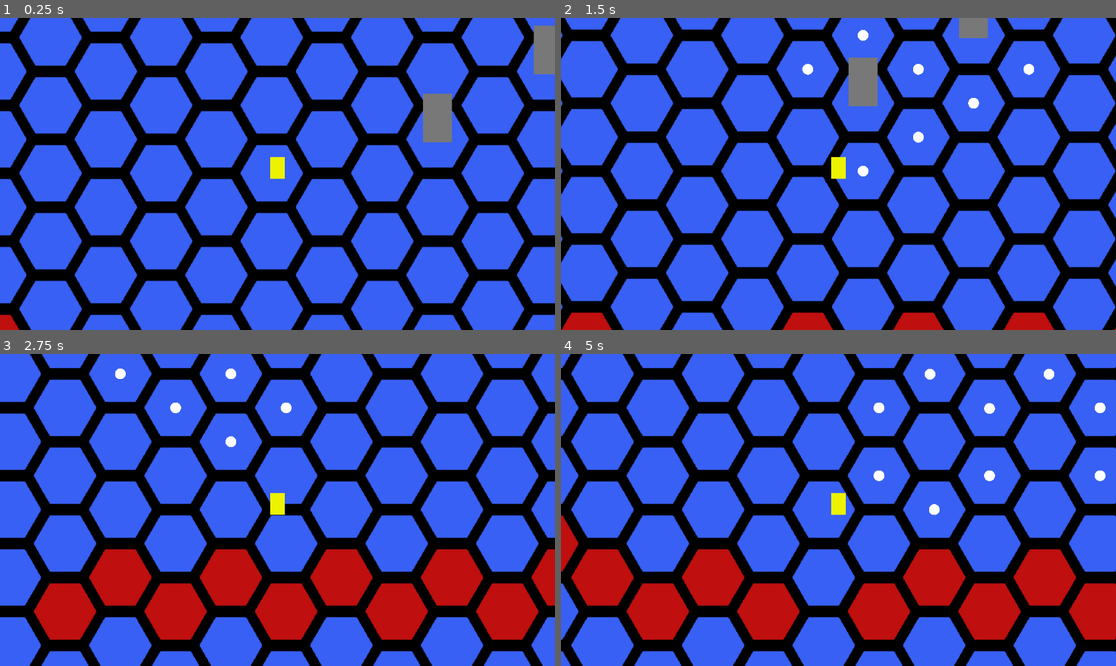
Above: before the commit, frames 1-4 (two rows, left to right).
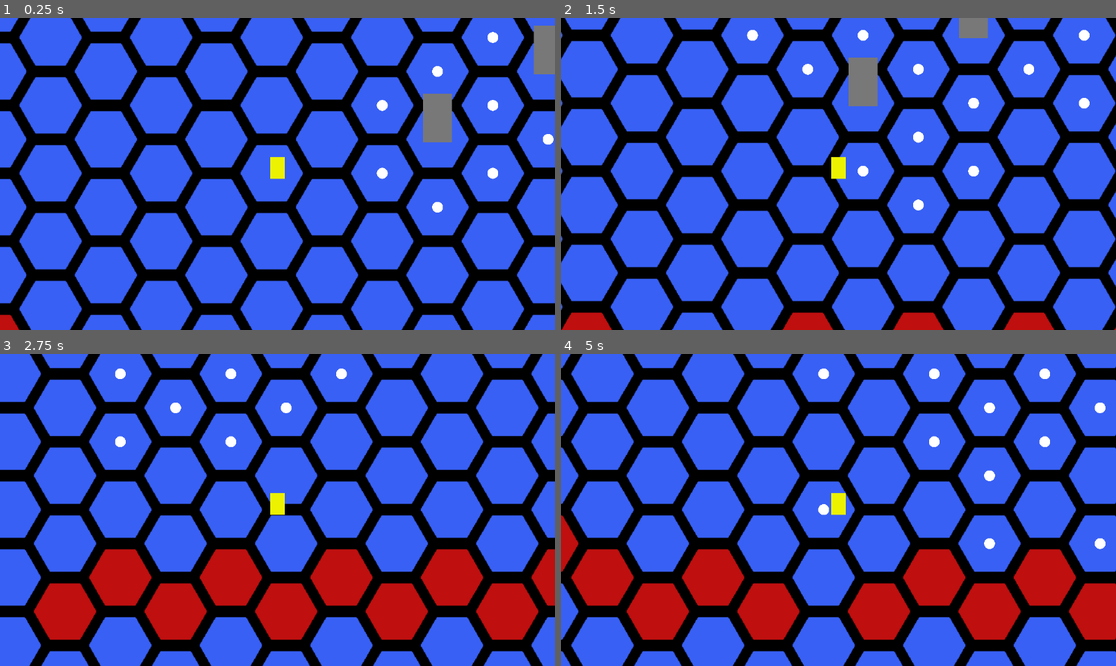
Above: after the commit, the same moments.

Repository: cjack-chmod/ProjectBH
Game: Godot game, scene res://scenes/main.tscn
Two runs of this game, one before a commit and one after it. Both use one fixed random seed, a clock stepped at 60 frames per second and the inputs below.
Inputs (mouse positions are in pixels of both pictures, inside the frame that each line leads up to):
- Up to frame 1 (0.25 s): no input
- Up to frame 2 (1.5 s): tap Enter at 0.5 s; move the mouse to (960, 158) at 0.52 s; hold D (right) 0.53-1.28 s; click (960, 158) at 0.67 s; move the mouse to (727, 189) at 1.27 s; hold S (down) from 1.28 s (still down); click (727, 189) at 1.42 s
- Up to frame 3 (2.75 s): move the mouse to (333, 441) at 2.02 s; release S (down) at 2.03 s; hold D (right) from 2.03 s (still down); click (333, 441) at 2.17 s
- Up to frame 4 (5 s): move the mouse to (810, 572) at 2.77 s; release D (right) at 2.78 s; hold Q (left_up) 2.78-3.53 s; click (810, 572) at 2.92 s; tap Space at 3.5 s; move the mouse to (1005, 556) at 3.52 s; hold A (left) from 3.53 s (still down); click (1005, 556) at 3.67 s; move the mouse to (672, 463) at 4.27 s; click (672, 463) at 4.42 s

The runs differ from the first frame. In frame 1, 0.5% of the frame differs, in the area x 67-100%, y 4-63%; in frame 2, 0.3%; in frame 3, 0.1%; in frame 4, 0.7%, in the area x 46-99%, y 4-63%.

Commit message:
cleaning up prototype code

Diff:
--- a/scenes/game_objects/bullet/bullet.gd
+++ b/scenes/game_objects/bullet/bullet.gd
@@ -1,22 +1,25 @@
 extends CharacterBody2D
 
-var speed: float = 250.0
-var can_free_move: bool = false
+####################################################
+# Cals Comment
+# This script deals with all bullet related code after
+#they have been spawned and made one initial jump
+####################################################
+
+# Setting up variables to be used for jumps
 var tile_map: TileMap
+var bullet_tween_weight: float = 0.15
 var last_dir: GlobalTileFunctions.HEXDIR
 var _current_tile: Vector2i
 var _ready_for_jump: bool = false
 
 
+# Connecting jump signal
 func _ready() -> void:
 	GlobalEvents.bullet_jump.connect(_bullet_jump)
 
 
-func _physics_process(_delta: float) -> void:
-	if velocity != Vector2.ZERO:
-		move_and_slide()
-
-
+# function that passes dmg to player
 func _on_hurt_box_body_entered(body: Node2D) -> void:
 	# function to damage on a collision
 	if body.has_method("take_damage"):
@@ -29,37 +32,31 @@
 	call_deferred("queue_free")
 
 
+# I dont remember what this logic here is but it breaks without it
+# refactor out later
 func _on_hex_start_timer_timeout() -> void:
-	if !can_free_move:
-		velocity = Vector2.ZERO
-		_current_tile = GlobalTileFunctions.find_tile_coordinates(self.global_position, tile_map)
-		_move_to_tile_centre(_current_tile, 0.01)
-		_ready_for_jump = true
-
-
-# function that takes a tile coord and moves player to centre of tile
-func _move_to_tile_centre(_tile_coords: Vector2i, _tween_weight: float) -> void:
-	# finding centre of tile to set
-	var _new_position: Vector2 = GlobalTileFunctions.find_centre_of_tile(_tile_coords, tile_map)
-
-	# tweening position
-	var _tween: Tween = get_tree().create_tween()
-	_tween.tween_property(self, "global_position", _new_position, _tween_weight)
-	await _tween.finished
+	_current_tile = GlobalTileFunctions.find_tile_coordinates(self.global_position, tile_map)
+	GlobalTileFunctions.move_to_tile_centre(self, _current_tile, tile_map, 0.01)
 	_ready_for_jump = true
 
 
+# this function orchestrates each jump, finds new dir based on old,
+#finds what square that is, then moves to that square
 func _bullet_jump() -> void:
 	if _ready_for_jump:
 		_ready_for_jump = false
 		_current_tile = GlobalTileFunctions.find_tile_coordinates(global_position, tile_map)
-		# this signal orchestrates each jump, finds new dir based on old,
-		#finds what square that is, then moves to that square
 		var _new_dir: GlobalTileFunctions.HEXDIR = _find_next_dir(last_dir)
-		var _next_tile: Vector2i = _find_new_tile(_new_dir)
-		_move_to_tile_centre(_next_tile, 0.15)
+		var _next_tile: Vector2i = GlobalTileFunctions.find_adjacent_tile(
+			_current_tile, _new_dir, tile_map
+		)
+		GlobalTileFunctions.move_to_tile_centre(self, _next_tile, tile_map, bullet_tween_weight)
+		_ready_for_jump = true
+		last_dir = _new_dir
 
 
+# Basic probablity of forward and +- 1 to the left
+# we would want to expand to make cool patterns
 func _find_next_dir(_last_dir: GlobalTileFunctions.HEXDIR) -> GlobalTileFunctions.HEXDIR:
 	# Choosing next choice of bullet
 	var _choice: Array[GlobalTileFunctions.HEXDIR] = []
@@ -103,8 +100,3 @@
 
 	var rand_index: int = randi() % _choice.size()
 	return _choice[rand_index]
-
-
-func _find_new_tile(_new_dir: GlobalTileFunctions.HEXDIR) -> Vector2i:
-	# finding adjacent tile based on direction
-	return GlobalTileFunctions.find_adjacent_tile(_current_tile, _new_dir, tile_map)
--- a/scenes/game_objects/towers/ExampleTower.tscn
+++ b/scenes/game_objects/towers/ExampleTower.tscn
@@ -20,4 +20,4 @@
 position = Vector2(0, -20)
 shape = SubResource("RectangleShape2D_tjc32")
 
-[node name="Rotater" type="Node2D" parent="."]
+[node name="SpawnPoint" type="Node2D" parent="."]
--- a/scripts/game_objects/buildings/tower_bullet_spawner.gd
+++ b/scripts/game_objects/buildings/tower_bullet_spawner.gd
@@ -1,80 +1,63 @@
 extends StaticBody2D
 
-# this is temporary bandaid because the tileset i was using isn't symmetrical :(
-const Y_ELONGATION: float = 1  #+ (110.0 / 96.0 - 1) / 2.5 commenting out
+####################################################
+# Cals Comment
+# This script initially spawns in the bullets to the SpawnPoint node
+# then shoots them each in a different hex direction
+####################################################
 
+# Interval bullets are fired at
 @export var hex_shoot_interval: float = 1.2
 
 var hex_shoot_speed: int = 475
 # Bullet Scene
 var _bullet: PackedScene = preload("res://scenes/game_objects/bullet/bullet.tscn")
-var _bullet_speed: float = 250.0
 
-# Hex Direction Vectors
-var _hex_vel_dirs: Array[Vector2] = [
-	Vector2(0, 1),
-	Vector2(0, -1),
-	Vector2(sin(PI / 3), cos(PI / 3) * Y_ELONGATION).normalized(),
-	Vector2(sin(2 * PI / 3), cos(2 * PI / 3) * Y_ELONGATION).normalized(),
-	Vector2(sin(4 * PI / 3), cos(4 * PI / 3) * Y_ELONGATION).normalized(),
-	Vector2(sin(5 * PI / 3), cos(5 * PI / 3) * Y_ELONGATION).normalized()
-]
-
+# Getting nodes that are needed
 @onready var tile_map: TileMap = get_parent().get_parent().get_node("HexTilemap")
-@onready var rotater: Node2D = $Rotater
-
-#############################################
-# General Functions
-#############################################
+@onready var spawn_point: Node2D = $SpawnPoint
 
 
 func _ready() -> void:
+	# Clear anything previous to be safe
 	_clear_previous_spawners()
-	# Setting pos to centre of tile
+
+	# Setting tower position to centre of tile
 	var _curr_tile: Vector2i = GlobalTileFunctions.find_tile_coordinates(
 		self.global_position, tile_map
 	)
 	self.global_position = GlobalTileFunctions.find_centre_of_tile(_curr_tile, tile_map)
 
-	# Connect Toggle and setup first pattern
-	_setup_new_hex_pattern(hex_shoot_speed, hex_shoot_interval)
+	# Connect shoot first wave on start and connect jump signal for the movement controlled shooting
+	_hex_shoot_shoot()
 	GlobalEvents.bullet_jump.connect(_hex_shoot_shoot)
 
 
+# Function to clear spawned nodes (useful for deleted towers or when reloading after death)
 func _clear_previous_spawners() -> void:
-	for s: Node2D in rotater.get_children():
+	for s: Node2D in spawn_point.get_children():
 		s.queue_free()
 
 
-#############################################
-# Hex Shoot Functions
-#############################################
-func _setup_new_hex_pattern(_speed: float, _shoot_interval: float) -> void:
-	var _step: float = 2 * PI / 6
+# Function that shoots a bullet in each direction
+func _hex_shoot_shoot() -> void:
+	# For each newly created bullet, sets their needed variables and calls a first jump
+	for i: int in range(len(GlobalTileFunctions.hex_dirs)):
+		# Instatiate and set vars and spawn
+		var _scene: Node2D = _bullet.instantiate()
+		_scene.tile_map = tile_map
+		spawn_point.add_child(_scene)
+		_scene.global_position = self.global_position
 
-	# Set variables
-	rotater.rotation = 0.0
-	_bullet_speed = _speed
-
-	# Creating spawn points
-	for i: int in range(6):
-		var _spawn_point: Node2D = Node2D.new()
-		# Set Spawn Points to Centre of Hex
-		var _curr_tile: Vector2i = GlobalTileFunctions.find_tile_coordinates(
-			self.position, tile_map
+		# Do first jump
+		_scene._current_tile = GlobalTileFunctions.find_tile_coordinates(
+			_scene.global_position, tile_map
 		)
-		_spawn_point.global_position = GlobalTileFunctions.find_centre_of_tile(_curr_tile, tile_map)
-		rotater.add_child(_spawn_point)
-
-
-func _hex_shoot_shoot() -> void:
-	var i: int = 0
-	for s: Node2D in rotater.get_children():
-		var _scene: Node2D = _bullet.instantiate()
-		_scene.can_free_move = false
-		_scene.tile_map = tile_map
-		get_parent().add_child(_scene)
-		_scene.velocity = _bullet_speed * _hex_vel_dirs[i]
-		_scene.last_dir = GlobalTileFunctions.hex_dirs[i]
-		i += 1
-		_scene.position = s.position
+		var _next_dir: GlobalTileFunctions.HEXDIR = GlobalTileFunctions.hex_dirs[i]
+		var _new_tile: Vector2i = GlobalTileFunctions.find_adjacent_tile(
+			_scene._current_tile, _next_dir, tile_map
+		)
+		GlobalTileFunctions.move_to_tile_centre(
+			_scene, _new_tile, tile_map, _scene.bullet_tween_weight
+		)
+		_scene.last_dir = _next_dir
--- a/scripts/global/global_tile_functions.gd
+++ b/scripts/global/global_tile_functions.gd
@@ -1,7 +1,14 @@
 extends Node
 
+####################################################
+# Cals Comment
+# This script defines a bunch of common variables and functions for use on the tile map grid
+####################################################
+
+# enum of the 6 possible hex directions
 enum HEXDIR { UP, DOWN, LEFT_UP, LEFT_DOWN, RIGHT_UP, RIGHT_DOWN }
 
+# Array of the hex dirs to order in an array (this can get reworked at some point)
 var hex_dirs: Array[GlobalTileFunctions.HEXDIR] = [
 	GlobalTileFunctions.HEXDIR.DOWN,
 	GlobalTileFunctions.HEXDIR.UP,
@@ -42,3 +49,16 @@
 
 	# else return same
 	return _tile_coords
+
+
+# move to centre of the tile given the new tiles coords, and other necessary params
+func move_to_tile_centre(
+	object: Node2D, _tile_coords: Vector2i, _tile_map: TileMap, _tween_weight: float
+) -> void:
+	# finding centre of tile to set
+	var _new_position: Vector2 = find_centre_of_tile(_tile_coords, _tile_map)
+
+	# tweening position
+	var _tween: Tween = get_tree().create_tween()
+	_tween.tween_property(object, "global_position", _new_position, _tween_weight)
+	await _tween.finished
--- a/scripts/player/player.gd
+++ b/scripts/player/player.gd
@@ -1,5 +1,13 @@
 extends CharacterBody2D
 
+####################################################
+# Cals Comment
+# Code in this script is used for the player
+# It controls the two different movement states based on this flag "_free_move"
+# Also toggles the movement state based on connected signals from the buttons in place_holder_ui.gd
+####################################################
+
+# Bullet timing
 @export var timed_bullet_spawn_interval: float = 1.5
 
 # Health Variables
@@ -14,18 +22,25 @@
 var _hex_input_paused: bool = false
 var _bullets_jump_with_player: bool = false
 
+# gets the tile map of the current scene (want a better way to do this in the future)
 @onready var tile_map: TileMap = get_parent().get_node("HexTilemap")
 
 
 func _ready() -> void:
+	# Connecting events so toggle buttons work
 	GlobalEvents.toogle_bullet_shoot_mode.connect(_set_hex_shoot_flags)
 	GlobalEvents.toggle_player_movement_mode.connect(_toggle_movement)
+
+	# Setting current health and UI bar
 	_current_health = _max_health
 	GlobalEvents.emit_player_health_changed(_current_health, _max_health)
+
+	# Starts the bullet timer since that is the default mode
 	$BulletJumpTimer.wait_time = timed_bullet_spawn_interval
 
 
 # Input Function To Call Movement Function When Relevant Movement Key is pressed in hex based mode
+# Definitely want to refactor this a bit smarter
 func _input(_event: InputEvent) -> void:
 	# hex based mode only
 	if !_free_move and !_hex_input_paused:
@@ -43,6 +58,7 @@
 			_find_and_move_to_adjacent_tile(GlobalTileFunctions.HEXDIR.RIGHT_UP)
 
 
+# Applies velocity if player can free move
 func _physics_process(_delta: float) -> void:
 	# Free movement code
 	if _free_move:
@@ -51,16 +67,11 @@
 		# Move Player
 		velocity = _move_input * _move_speed
 		move_and_slide()
-	else:
-		pass
 
 
 func _toggle_movement() -> void:
 	# Code to set player to locked in centre of tile
 	if _free_move:
-		# toggling flag
-		_free_move = false
-
 		# Setting vel to 0
 		velocity = Vector2.ZERO
 
@@ -72,27 +83,24 @@
 		# Moving to new tile
 		_move_to_tile_centre(_current_tile_coords, 0.2)
 
-	# Code to unlock Player to free movement
-	else:
-		_free_move = true
+	# Toggles Flag
+	_free_move = !_free_move
 
 
 # function that takes a tile coord and moves player to centre of tile
 func _move_to_tile_centre(_tile_coords: Vector2, _tween_weight: float) -> void:
+	# Pauses movement input while moving
 	_hex_input_paused = true
 
-	# finding centre of tile to set
-	var _new_position: Vector2 = GlobalTileFunctions.find_centre_of_tile(_tile_coords, tile_map)
+	# Calls global move function
+	GlobalTileFunctions.move_to_tile_centre(self, _tile_coords, tile_map, _tween_weight)
 
-	# tweening position
-	var _tween: Tween = get_tree().create_tween()
-	_tween.tween_property(self, "global_position", _new_position, _tween_weight)
-	await _tween.finished
-
+	# Allows movement again
 	_hex_input_paused = false
 
 
 # Function to find and move to the adjacent tile to the player given just direction
+# This is called whenever a qweasd key input is registered while in hex jump movement mode
 func _find_and_move_to_adjacent_tile(_direction: GlobalTileFunctions.HEXDIR) -> void:
 	# Finding Current Player Tile
 	var _current_tile: Vector2 = GlobalTileFunctions.find_tile_coordinates(
@@ -107,6 +115,7 @@
 	# moving to centre of that tile
 	_move_to_tile_centre(_new_tile, 0.3)
 
+	# Emit signal for bullet jump if in that mode
 	if _bullets_jump_with_player:
 		GlobalEvents.emit_bullet_jump()
 
@@ -125,6 +134,7 @@
 		_die()
 
 
+# flashes player sprite
 func _damage_flash() -> void:
 	# Flashing Char Red When Being Damaged
 	$ColorRect.modulate = Color.RED
@@ -138,11 +148,13 @@
 	get_tree().call_deferred("reload_current_scene")
 
 
+# Timer that makes the bullets jump if in timed mode
 func _on_bullet_jump_timer_timeout() -> void:
 	if !_bullets_jump_with_player:
 		GlobalEvents.emit_bullet_jump()
 
 
+# Function to manage flags when hex shoot button is toggled
 func _set_hex_shoot_flags() -> void:
 	if !_free_move:
 		_bullets_jump_with_player = !_bullets_jump_with_player
--- a/scripts/tilemaps/hex_tilemap_controller.gd
+++ b/scripts/tilemaps/hex_tilemap_controller.gd
@@ -1,5 +1,13 @@
 extends TileMap
 
+####################################################
+# Cals Comment
+# Code in this script is used if we want to click on the tilemap and execute anything based on that
+# Currently it toggles the cell to its alt colour (if there is one) and spawns a building
+# Can be enabled or disabled by the export var "can_click_tile"
+####################################################
+
+# Some predefined info about the tile map and layer
 const MAIN_LAYER: int = 0
 const MAIN_ATLAS_ID: int = 0
 
@@ -14,7 +22,6 @@
 			var _global_clicked: Vector2 = get_local_mouse_position()
 			# Translates to which map coord it is in
 			var _pos_clicked: Vector2 = local_to_map(to_local(_global_clicked))
-			print(_pos_clicked)
 			# Emitting Spawn Building Signal at Centre Target Tile
 			var _global_tile_pos: Vector2 = map_to_local(to_global(_pos_clicked))
 			GlobalEvents.emit_spawn_building(_global_tile_pos)
--- a/ui/place_holder_ui.gd
+++ b/ui/place_holder_ui.gd
@@ -1,18 +1,22 @@
 extends Control
 
 
+# Connects signal for health change
 func _ready() -> void:
 	GlobalEvents.player_health_changed.connect(_update_health_bar)
 
 
+# emits signal for movement toggle button
 func _on_toggle_player_movement_pressed() -> void:
 	GlobalEvents.emit_toggle_player_movement_mode()
 
 
+# emits signal for shoot type toggle button
 func _on_toggle_bullet_mode_pressed() -> void:
 	GlobalEvents.emit_toogle_bullet_shoot_mode()
 
 
+# Updates health ui
 func _update_health_bar(_current_health: float, _max_health: float) -> void:
 	$ProgressBar.max_value = _max_health
 	$ProgressBar.value = _current_health
